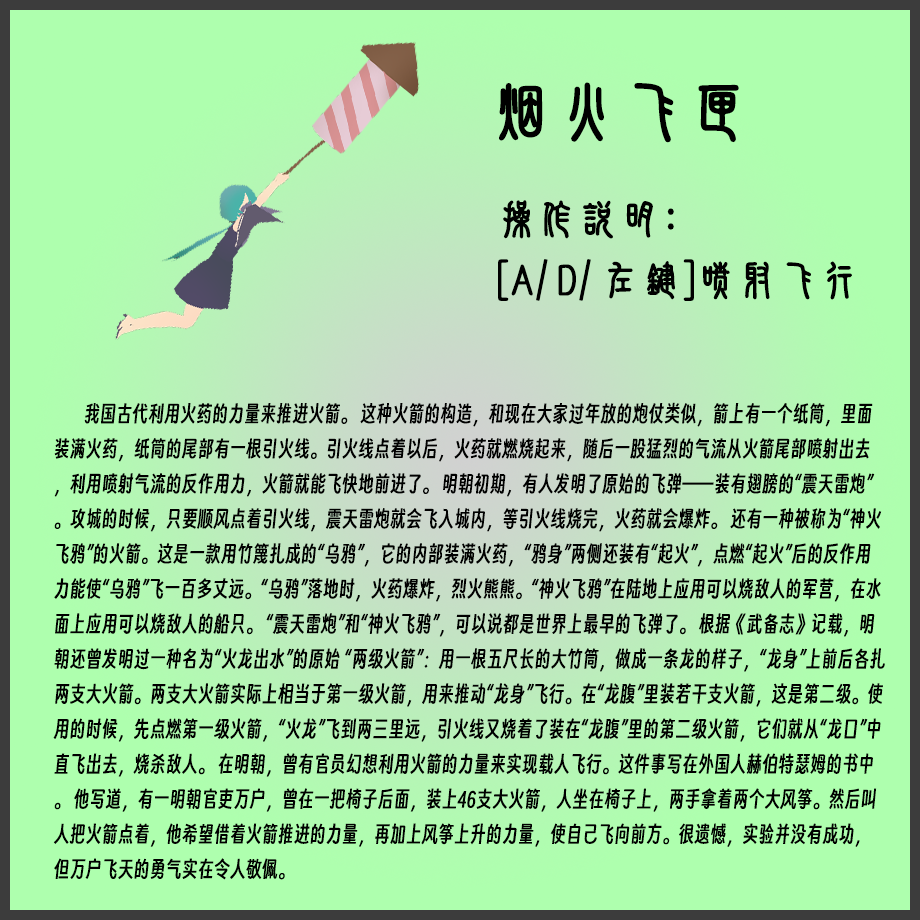
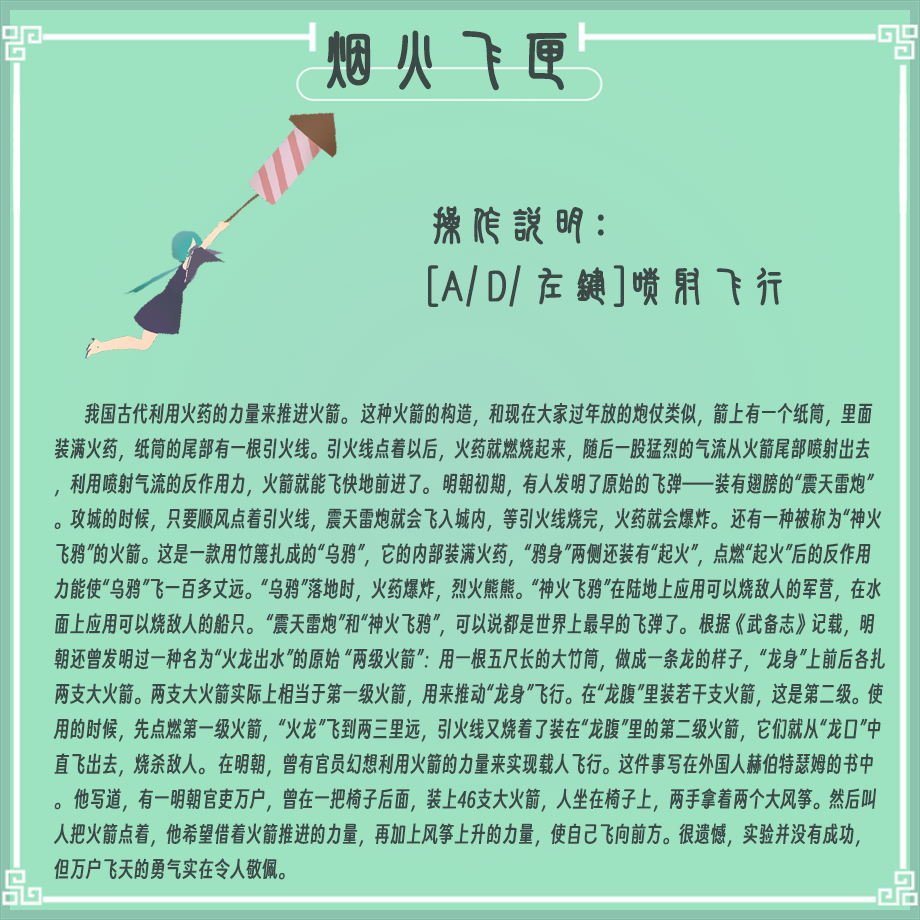
Layers edited between the first and the second w=920, h=920 image:
painted on "图层 5" over [84,41,420,360]
painted on "我国古代利用火药的力量来推进火箭。 这种火箭的构造，和现在大家过年放的炮仗类似，箭上有一个纸筒，里面装满火药，" over [53,402,885,880]
painted on "操作说明： [A/D/左键]喷射飞行" over [428,200,852,307]
painted on "烟火飞匣" over [327,30,739,143]
added layer "图鉴" above "图层 1" over [0,0,920,920]
